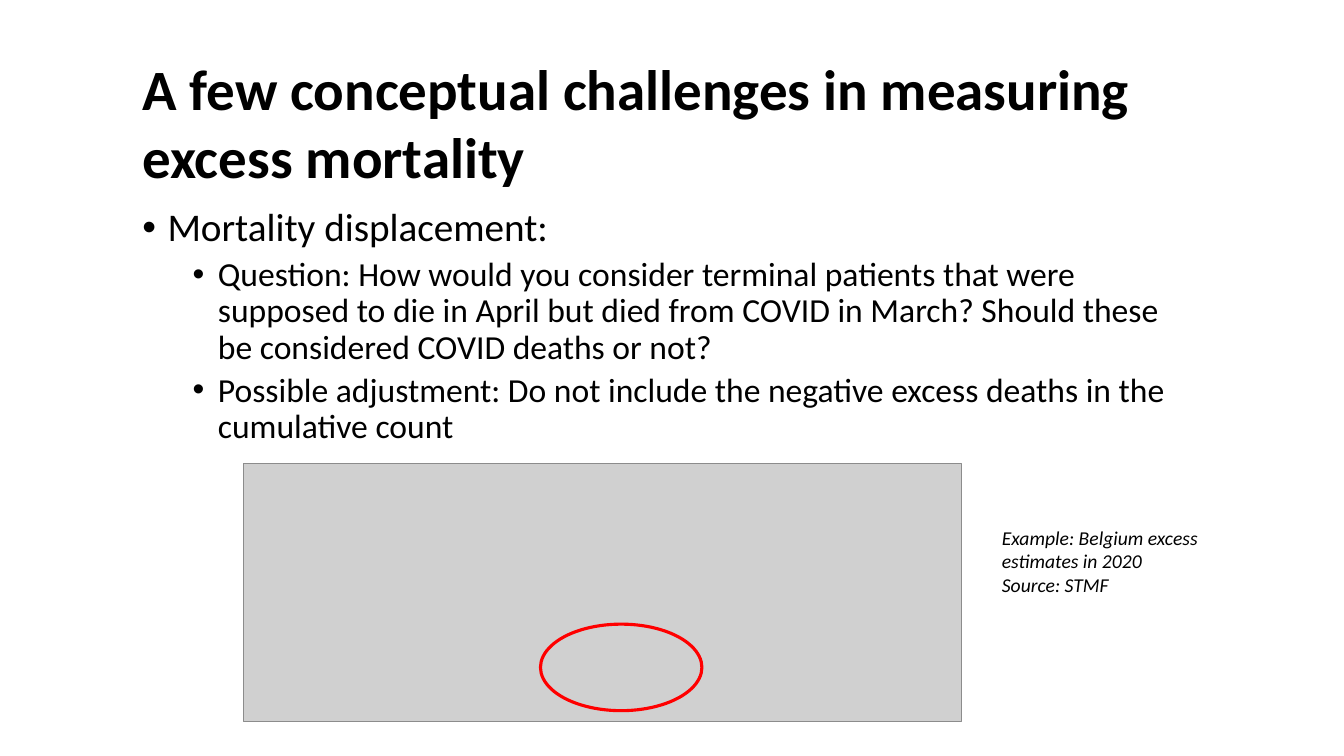
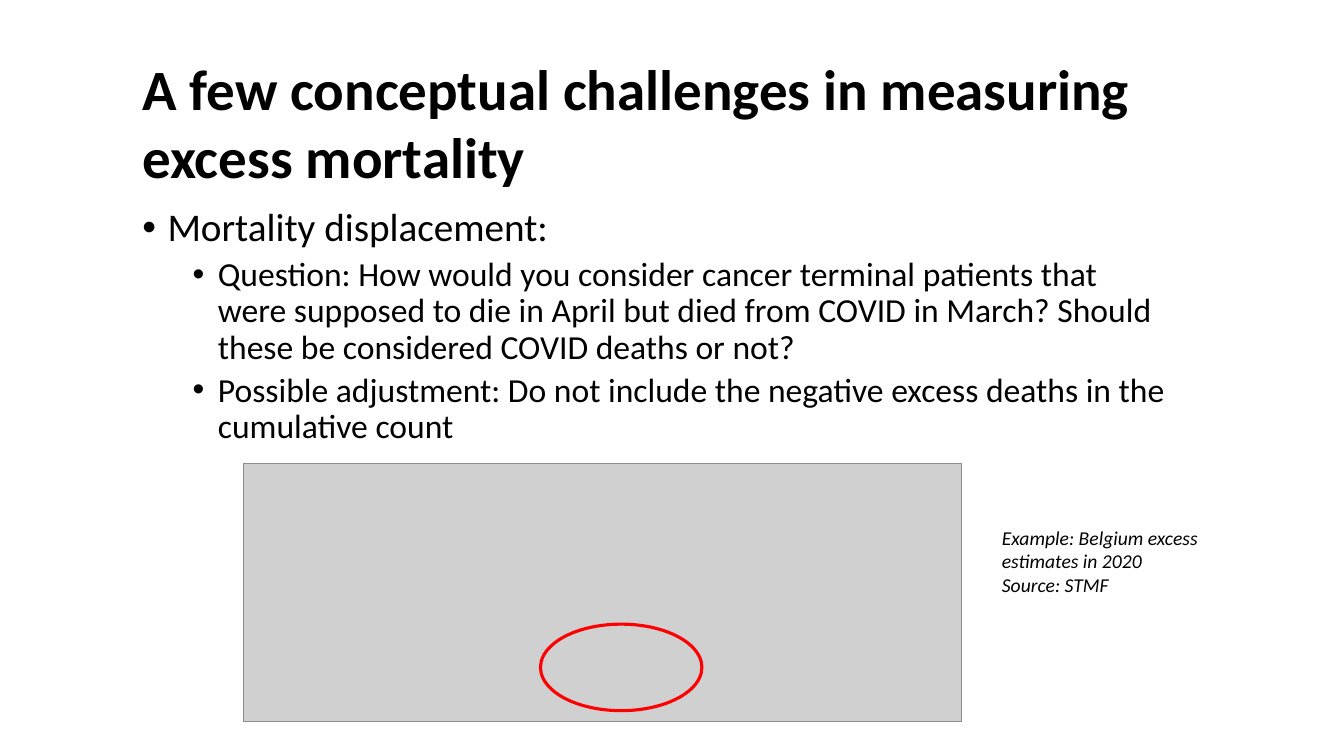
Before and after one commit to kikeacosta/edsd23_apc, a slide deck: slide 15 of slides/04_excess_mortality.pptx (slide 14 before the commit). Drawn at 1344x756 pixels with LibreOffice and Linux fonts; fonts in the diff are those of the drawing; grey boxes stand for pictures. Boxes give left, top, right and bottom in pixels: in the first picture for what was removed or moved away, otherwise in the second. Text is boxed around its words. In the diff, an @@ line names an element or a change of style, - is before the commit and + after.

```diff
--- a/slides/04_excess_mortality.pptx
+++ b/slides/04_excess_mortality.pptx
@@ text at (x1=218, y1=262, x2=1151, y2=360): text changed @@
-  • Question: How would you consider terminal patients that were supposed to die in April but died from COVID in March? Should these be considered COVID deaths or not?
+  • Question: How would you consider cancer terminal patients that were supposed to die in April but died from COVID in March? Should these be considered COVID deaths or not?
```
Also in this commit, not shown: 4 other slides changed, 2 slides added, 3 other files.
